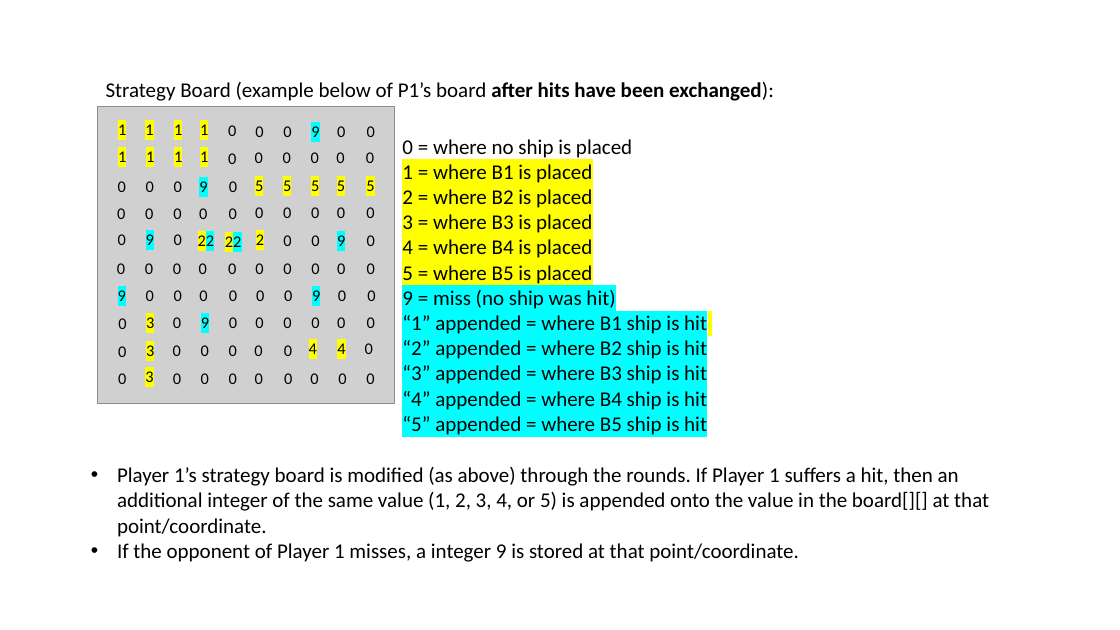
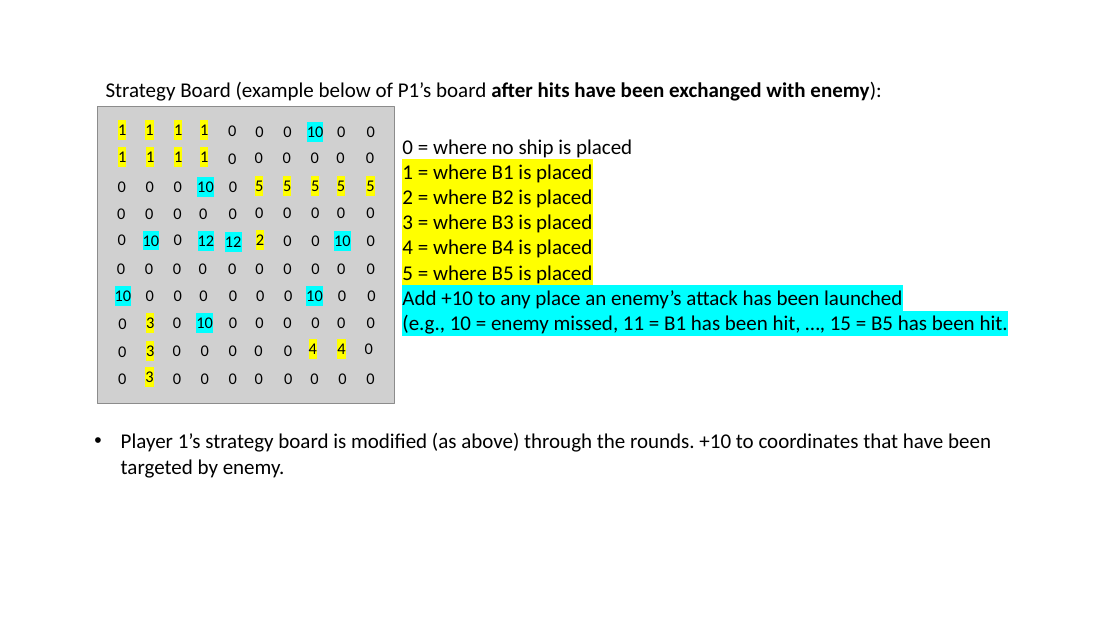
Before and after one commit to RedPanda8765/BattleshipFinal, a slide deck: slide 14 of personal notes (remove after build complete)/UML_Class Diagram.pptx (slide 10 before the commit). Drawn at 1120x630 pixels with LibreOffice and Linux fonts; fonts in the diff are those of the drawing; grey boxes stand for pictures. Boxes give left, top, right and bottom in pixels: in the first picture for what was removed or moved away, otherwise in the second. Text is boxed around its words. In the diff, an @@ line names an element or a change of style, - is before the commit and + after.

```diff
--- a/personal notes (remove after build complete)/UML_Class Diagram.pptx
+++ b/personal notes (remove after build complete)/UML_Class Diagram.pptx
@@ text at box(106, 82, 881, 101): text changed @@
-Strategy Board (example below of P1’s board after hits have been exchanged):
+Strategy Board (example below of P1’s board after hits have been exchanged with enemy):
@@ text at box(307, 124, 324, 142): text changed @@
-9
+10
@@ text at box(197, 181, 214, 192): text changed @@
-9
+10
@@ text at box(143, 232, 160, 250): text changed @@
-9
+10
@@ text at box(198, 233, 215, 251): text changed @@
-22
+12
@@ text at box(225, 236, 242, 247): text changed @@
-22
+12
@@ text at box(334, 235, 351, 246): text changed @@
-9
+10
@@ text at box(115, 288, 132, 306): text changed @@
-9
+10
@@ text at box(306, 290, 323, 301): text changed @@
-9
+10
@@ text at box(402, 290, 1008, 334): text changed @@
-9 = miss (no ship was hit)
-“1” appended = where B1 ship is hit
-“2” appended = where B2 ship is hit
-“3” appended = where B3 ship is hit
-“4” appended = where B4 ship is hit
-“5” appended = where B5 ship is hit
+Add +10 to any place an enemy’s attack has been launched
+(e.g., 10 = enemy missed, 11 = B1 has been hit, …, 15 = B5 has been hit.
@@ text at box(196, 317, 213, 328): text changed @@
-9
+10
@@ text at box(121, 433, 991, 478): text changed @@
-• Player 1’s strategy board is modified (as above) through the rounds. If Player 1 suffers a hit, then an additional integer of the same value (1, 2, 3, 4, or 5) is appended onto the value in the board[][] at that point/coordinate.
-• If the opponent of Player 1 misses, a integer 9 is stored at that point/coordinate.
+• Player 1’s strategy board is modified (as above) through the rounds. +10 to coordinates that have been targeted by enemy.
```
Also in this commit, not shown: 6 other slides changed, 12 slides added, 2 slides removed, 10 other files.
